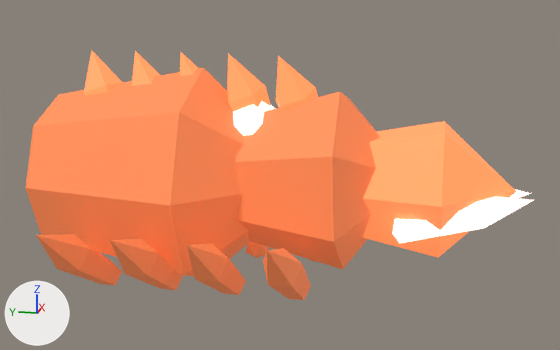
The Blender file assets/models/source/deep-fracture-creature-Burrower-fire.blend, before and after one commit.
Rendered twice from a 50 mm camera at (-3.69, -1.11, 1.61) aimed at (0.0, -0.37, 0.69). The lights are fixed; the arrows at lower left show +X, +Y and +Z. The picture after the commit comes second.

Before the edit, the objects in view are built like this:
```python
ob_armor_core = bpy.data.objects.new('armor-core', me_armor_core)
ob_armor_core.location = (0.01, -0.237, 0.892)
ob_armored_abdomen = bpy.data.objects.new('armored-abdomen', me_armored_abdomen)
ob_armored_abdomen.location = (0.0, 0.142, 0.66)
ob_armored_thorax = bpy.data.objects.new('armored-thorax', me_armored_thorax)
ob_armored_thorax.location = (0.022, -0.615, 0.685)
ob_dig_leg_l0 = bpy.data.objects.new('dig-leg-l0', me_dig_leg_l0)
ob_dig_leg_l0.location = (-0.573, 0.45, 0.382)
ob_dig_leg_l1 = bpy.data.objects.new('dig-leg-l1', me_dig_leg_l1)
ob_dig_leg_l1.location = (-0.573, 0.13, 0.382)
ob_dig_leg_l2 = bpy.data.objects.new('dig-leg-l2', me_dig_leg_l2)
ob_dig_leg_l2.location = (-0.573, -0.19, 0.382)
ob_dig_leg_l3 = bpy.data.objects.new('dig-leg-l3', me_dig_leg_l3)
ob_dig_leg_l3.location = (-0.573, -0.51, 0.382)
ob_drill_left = bpy.data.objects.new('drill-left', me_drill_left)
ob_drill_left.location = (-0.184, -1.269, 0.556)
ob_drill_right = bpy.data.objects.new('drill-right', me_drill_right)
ob_drill_right.location = (0.19, -1.269, 0.559)
# also in view: 'back-plate1' at (0.02, 0.26, 1.03); 'back-plate4' at (0.01, -0.48, 1.03); 'drill-head' at (0.0, -1.08, 0.66); 'back-plate0' at (0.01, 0.51, 1.03); 'back-plate3' at (0.0, -0.23, 1.04)
```
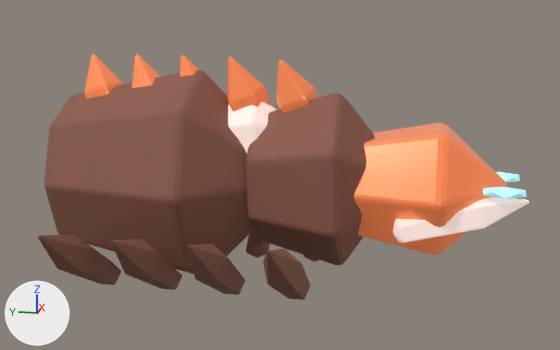
Pixel boxes [x1, y1, x2, y2] of what changed, in the pictures (560 x 350 px):
'armored-abdomen', recoloured, surface changed, mesh rescaled, modifiers changed (6% narrower)
    before: [26, 68, 250, 276]
    after: [44, 70, 254, 274]
'armored-thorax', recoloured, surface changed, mesh rescaled (11% narrower)
    before: [235, 92, 380, 269]
    after: [246, 93, 375, 265]
'drill-head', surface changed, modifiers changed
    before: [363, 121, 516, 258]
    after: [354, 123, 508, 255]
'drill-left', surface changed
    both: [393, 197, 529, 243]
'dig-leg-l0', recoloured, surface changed (orange to brown)
    both: [38, 235, 121, 285]
'dig-leg-l1', recoloured, surface changed (orange to brown)
    both: [111, 239, 182, 290]
'dig-leg-l2', recoloured, surface changed (orange to brown)
    both: [187, 244, 245, 295]
'dig-leg-l3', recoloured, surface changed (orange to brown)
    both: [263, 248, 310, 300]
'back-plate3', surface changed
    both: [227, 57, 270, 111]
'back-plate4', surface changed
    both: [276, 60, 318, 110]
'armor-core', surface changed
    both: [233, 102, 275, 136]
'back-plate0', surface changed
    both: [84, 54, 122, 96]
'back-plate1', surface changed
    both: [132, 54, 160, 86]
'inset-eye--1', added (cyan)
    after: [483, 187, 526, 199]
'dig-leg-r2', recoloured, surface changed (orange to brown)
    both: [246, 241, 269, 258]
'back-plate2', surface changed
    both: [180, 55, 198, 76]
'inset-eye-1', added
    after: [496, 172, 520, 182]
'drill-right', surface changed
    both: [509, 189, 532, 199]
'dig-leg-r3', recoloured, surface changed
    both: [303, 255, 318, 262]

The edits, one by one:
In material 'export-source' (mat_export_source), emission_strength goes from 1.0 to 0.28.
Material 'export-source.001' (mat_export_source_001) changes colour from orange #f98650 to brown #8f5d4d; in linear values from (0.95, 0.24, 0.08) to (0.274, 0.11, 0.0734).
In material 'export-source.001' (mat_export_source_001), emission_color is no longer (0.237, 0.06, 0.02), brown #864527.
In material 'export-source.001' (mat_export_source_001), emission_strength is no longer 1.0.
In material 'export-source.002' (mat_export_source_002), roughness goes from 0.7 to 0.24.
In material 'export-source.002' (mat_export_source_002), emission_strength goes from 1.0 to 0.28.
Material 'inset-elemental-eyes' (mat_inset_elemental_eyes) is new.
Its base color is (0.5, 0.85, 0.9) (cyan #bcedf3).
Its emission color is (0.25, 0.65, 0.8) (cyan #89d3e7).
Its emission strength is 0.45.
me_armored_abdomen is used by ob_armored_abdomen; location (0.0, 0.142, 0.66).
me_armored_abdomen had 18 vertices, 32 faces and spanned x -0.55..0.55, y -0.708..0.708, z -0.55..0.55.
me_armored_abdomen now has 18 vertices, 32 faces and spans x -0.473..0.473, y -0.644..0.644, z -0.55..0.55.
me_armored_abdomen part 1: the whole mesh is scaled about its middle by (0.86, 0.91, 1).
me_armored_thorax is used by ob_armored_thorax; location (0.022, -0.615, 0.685).
me_armored_thorax had 16 vertices, 28 faces and spanned x -0.428..0.428, y -0.425..0.425, z -0.438..0.438.
me_armored_thorax now has 16 vertices, 28 faces and spans x -0.368..0.368, y -0.386..0.386, z -0.438..0.438.
me_armored_thorax part 2: the whole mesh is scaled about its middle by (0.86, 0.91, 1).
Mesh me_icosphere_001 is new.
It is an icosphere of 20 faces spanning x -0.064..0.064, y -0.094..0.094, z -0.027..0.027.
It uses material mat_inset_elemental_eyes (cyan #bcedf3, glowing cyan #89d3e7).
Object 'armored-abdomen' (ob_armored_abdomen) gains a BEVEL modifier named 'Crafted edge chamfer'.
Modifier setting: width = 0.025.
Modifier setting: width_pct = 0.025.
Modifier setting: segments = 2.
Modifier setting: angle_limit = 0.454.
Object 'drill-head' (ob_drill_head) gains a BEVEL modifier named 'Crafted edge chamfer'.
Modifier setting: width = 0.025.
Modifier setting: width_pct = 0.025.
Modifier setting: segments = 2.
Modifier setting: angle_limit = 0.454.
Object 'inset-eye-1' (ob_inset_eye_1) is new; it shows me_icosphere_001.
Its location is (0.15, -1.442, 0.689).
Object 'inset-eye--1' (ob_inset_eye__1) is new; it shows a copy of me_icosphere_001.
Its location is (-0.15, -1.442, 0.689).
